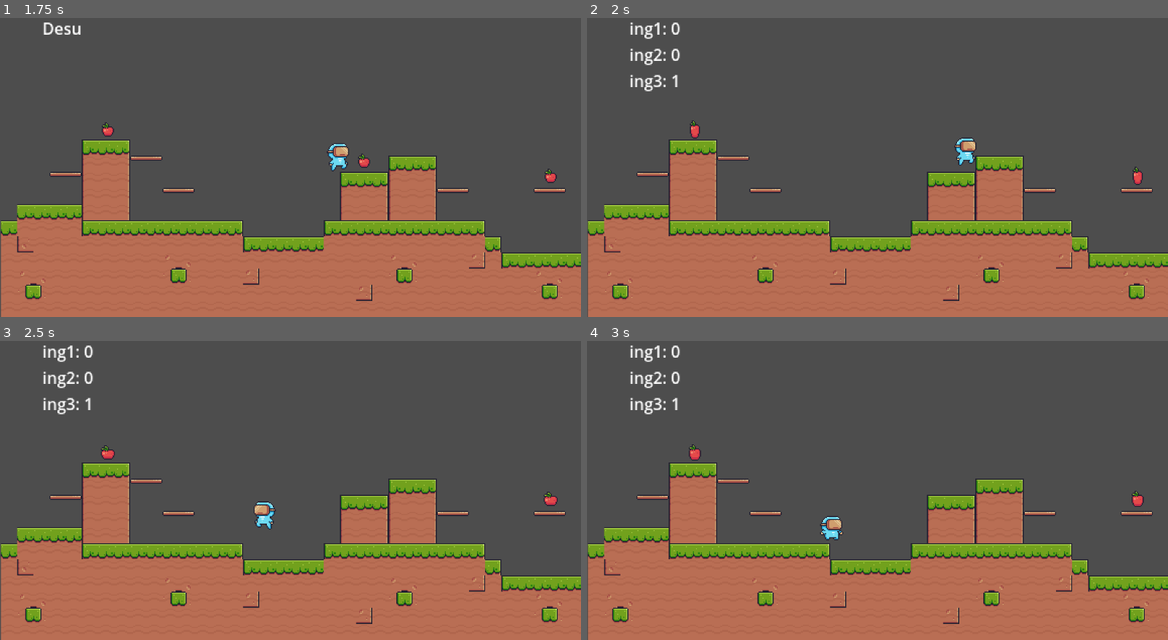
Above: before the commit, frames 1-4 (two rows, left to right).
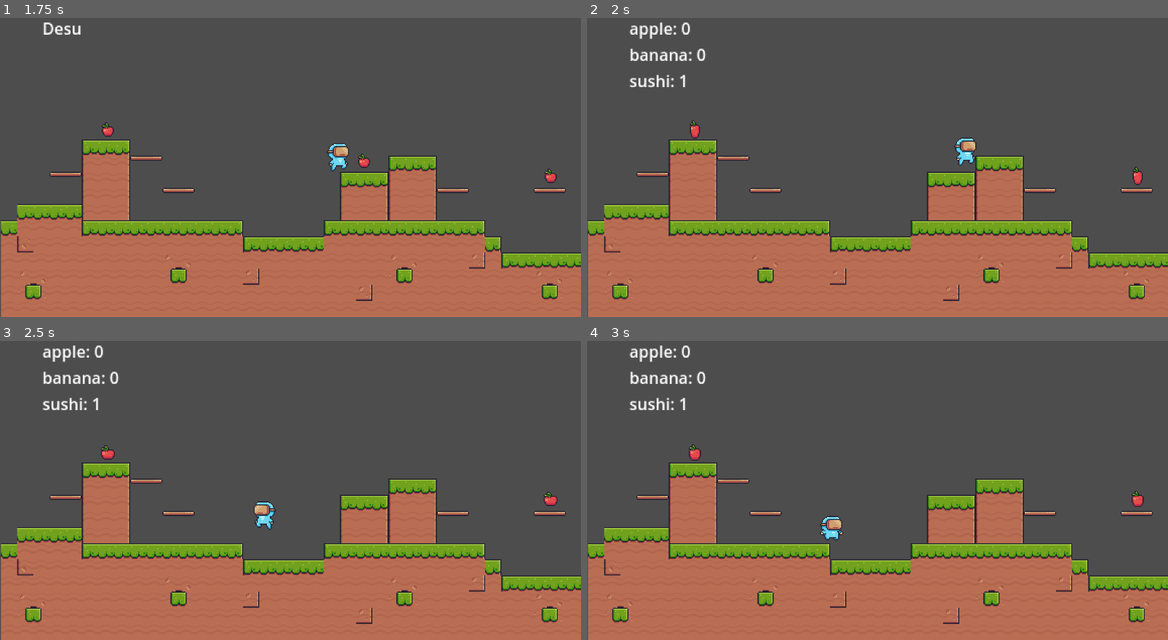
Above: after the commit, the same moments.

Repository: lakeside-tsa/pacific-potluck
Game: Godot game, scene res://scenes/level_1.tscn
Same seed, same stepped clock (60 frames per second), same inputs: the game is played once before the commit and once after it.
Inputs:
- Up to frame 1 (1.75 s): tap Enter (ui_accept) at 0.5, 0.77, 1.52 s; hold Right (ui_right) from 0.53 s (still down)
- Up to frame 2 (2 s): keep holding Right (ui_right)
- Up to frame 3 (2.5 s): release Right (ui_right) at 2.03 s; hold Left (ui_left) from 2.03 s (still down)
- Up to frame 4 (3 s): release Left (ui_left) at 2.78 s; hold Right (ui_right) from 2.78 s (still down)

Frame 1 is identical in both runs. In frame 2, 0.9% of the frame differs, in the area x 7-21%, y 1-25%; in frame 3, 0.9%; in frame 4, 0.9%.

Commit message:
feat: level sets ingredient names

Diff:
--- a/pacific-duck/scenes/level_1.tscn
+++ b/pacific-duck/scenes/level_1.tscn
@@ -1,5 +1,6 @@
-[gd_scene load_steps=11 format=4 uid="uid://bjmsqj0xkjmlr"]
-
+[gd_scene load_steps=12 format=4 uid="uid://bjmsqj0xkjmlr"]
+
+[ext_resource type="Script" path="res://scripts/level_1.gd" id="1_kd0sr"]
 [ext_resource type="Script" path="res://scripts/ingredient_manager.gd" id="1_sy0kq"]
 [ext_resource type="PackedScene" uid="uid://dg6au48p0go8r" path="res://scenes/ducky.tscn" id="1_vvde1"]
 [ext_resource type="Texture2D" uid="uid://c75n23uammgw8" path="res://assets/Terrain/Terrain (16x16).png" id="2_08e0m"]
@@ -189,6 +190,7 @@
 distance = -244.0
 
 [node name="level_1" type="Node"]
+script = ExtResource("1_kd0sr")
 
 [node name="ducky" parent="." instance=ExtResource("1_vvde1")]
 position = Vector2(30, 22)
--- a/pacific-duck/scripts/ingredient_manager.gd
+++ b/pacific-duck/scripts/ingredient_manager.gd
@@ -1,25 +1,37 @@
 extends Node
 
-var ing1 = 0
-var ing2 = 0
-var ing3 = 0
+var ing1_val = 0
+var ing2_val = 0
+var ing3_val = 0
+
+var ing1_name = "ing1"
+var ing2_name = "ing2"
+var ing3_name = "ing3"
+
 
 @onready var ing_counter = $IngCounter
 
 func set_ing_label():
-	ing_counter.text = "ing1: " + str(ing1) + "\ning2: " + str(ing2) + "\ning3: " + str(ing3)
+	ing_counter.text = ing1_name + ": " + str(ing1_val) + "\n" \
+					 + ing2_name + ": " + str(ing2_val) + "\n" \
+					 + ing3_name + ": " + str(ing3_val)
+
+func set_ing_names(name1, name2, name3):
+	ing1_name = name1
+	ing2_name = name2
+	ing3_name = name3
 
 func add_ing1():
-	ing1 += 1
-	print(ing1)
+	ing1_val += 1
+	print(ing1_val)
 	set_ing_label()
 
 func add_ing2():
-	ing2 += 1
-	print(ing2)
+	ing2_val += 1
+	print(ing2_val)
 	set_ing_label()
 
 func add_ing3():
-	ing3 += 1
-	print(ing3)
+	ing3_val += 1
+	print(ing3_val)
 	set_ing_label()
--- /dev/null
+++ b/pacific-duck/scripts/level_1.gd
@@ -0,0 +1,12 @@
+extends Node
+
+@onready var ingredient_manager = %IngredientManager
+
+
+# Called when the node enters the scene tree for the first time.
+func _ready() -> void:
+	ingredient_manager.set_ing_names("apple", "banana", "sushi")
+
+# Called every frame. 'delta' is the elapsed time since the previous frame.
+func _process(_delta: float) -> void:
+	pass
